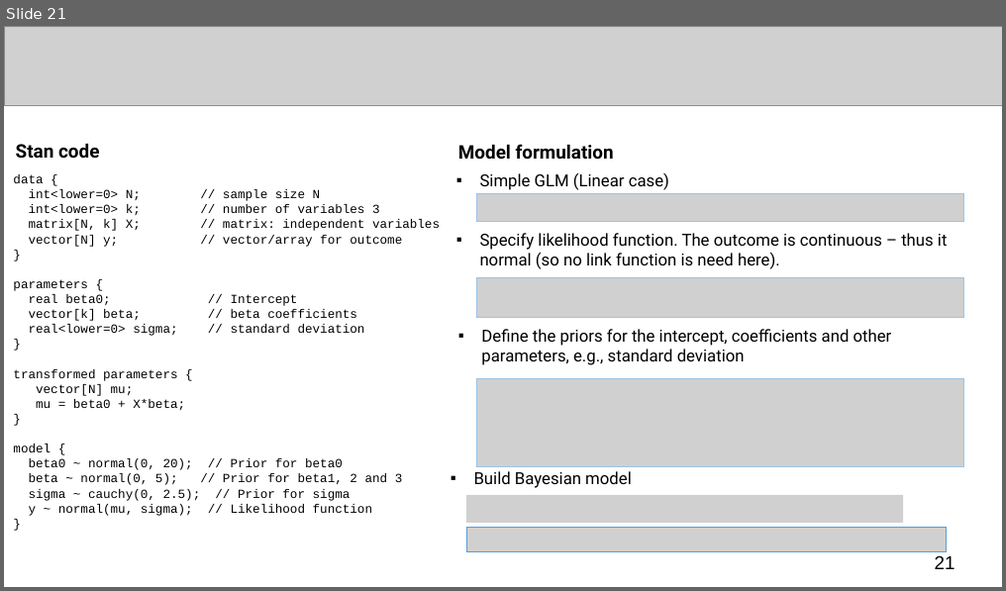
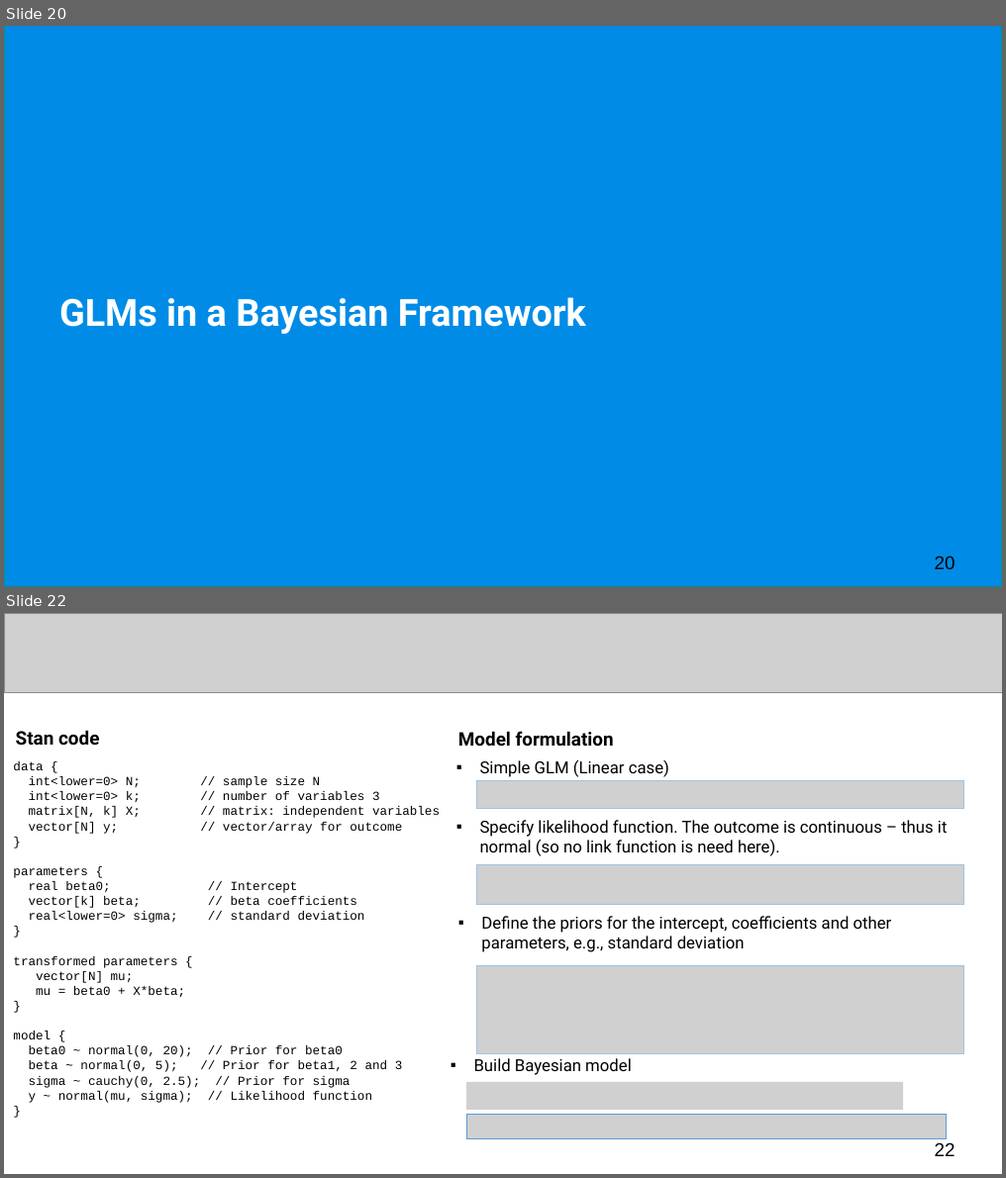
Before and after one commit to UCLPG-MSC-SGDS/GEOG0125, a slide deck: Lecture_notes_ppt/GEOG0125 Week 2 Lecture - Bayesian GLMs.pptx. Shown one above the other, each under a label of ours: slide 21 before the commit, slides 20 and 22 after it; the slides between them are not shown. The pictures are 1006x591 and 1006x1178 pixels, drawn with LibreOffice and Linux fonts; fonts in the diff are those of the drawing; grey boxes stand for pictures. Boxes give left, top, right and bottom in pixels: in the first picture for what was removed or moved away, otherwise in the second. Text is boxed around its words. In the diff, an @@ line names an element or a change of style, - is before the commit and + after.

```diff
--- a/Lecture_notes_ppt/GEOG0125 Week 2 Lecture - Bayesian GLMs.pptx
+++ b/Lecture_notes_ppt/GEOG0125 Week 2 Lecture - Bayesian GLMs.pptx
@@ slide 20 added at box(4, 26, 1002, 587), background #FFFFFF @@
@@ rectangle added at box(4, 26, 1002, 587), fill #008CE6, outline #009193 1 pt @@
@@ title added at box(59, 297, 586, 334), 36 pt, text #FFFFFF, bold @@
+GLMs in a Bayesian Framework
@@ page number added at box(935, 557, 955, 570), 18 pt, text #000000 @@
+20
@@ what was slide 21 is now slide 22 @@
@@ page number at box(935, 1143, 955, 1157): text changed @@
-21
+22
```
Also in this commit, not shown: 17 slides changed, 7 other files.
